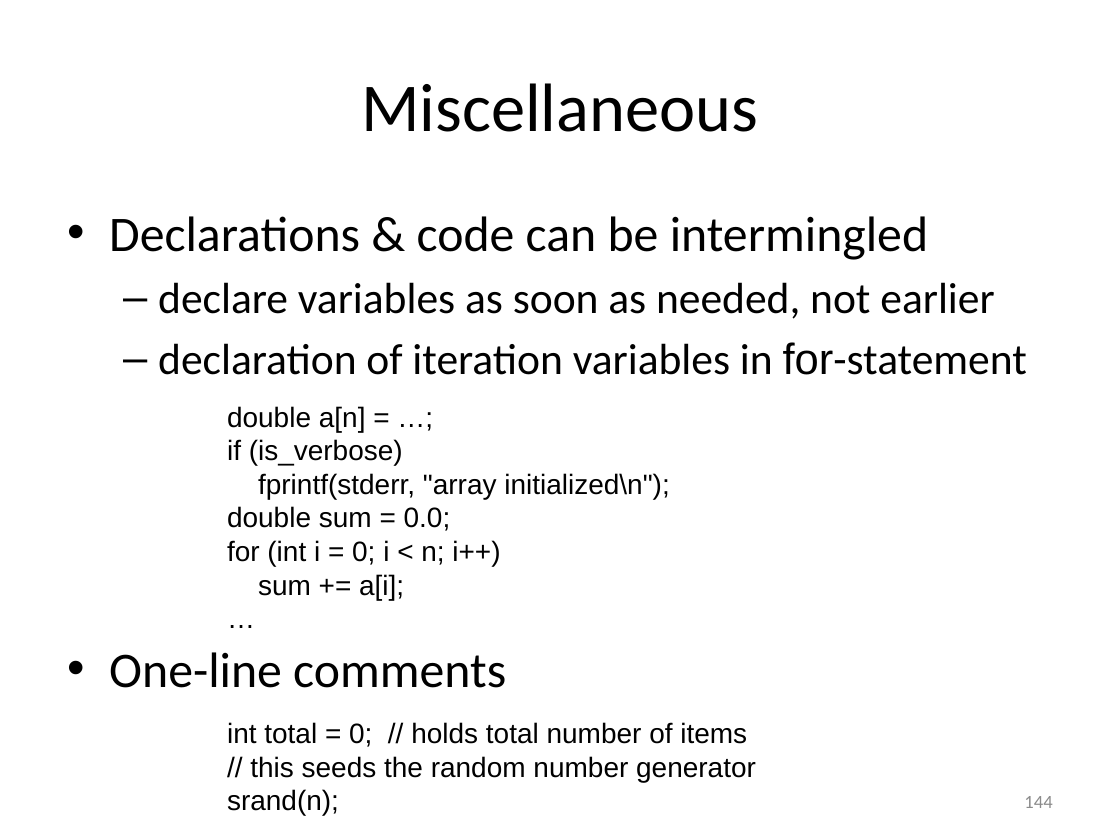
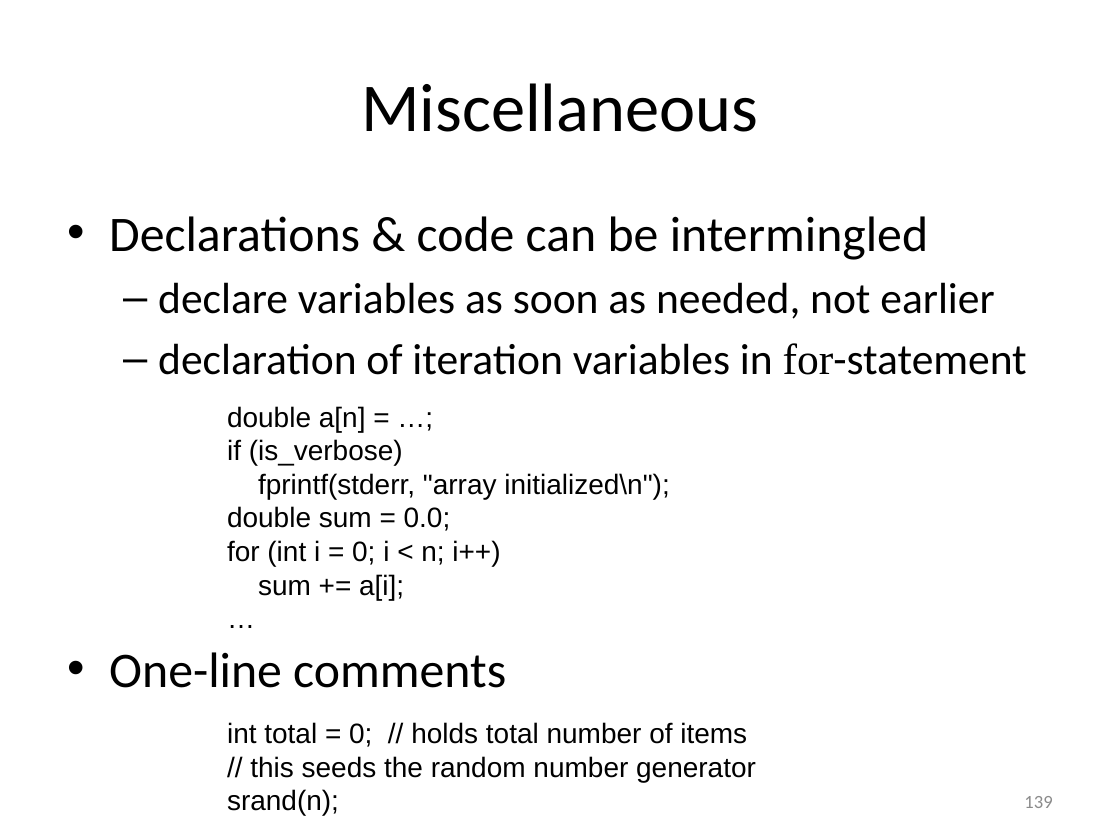
Before and after one commit to gjbex/Scientific-C, a slide deck: slide 139 of scientific_c.pptx (slide 144 before the commit). Drawn at 1120x840 pixels with LibreOffice and Linux fonts; fonts in the diff are those of the drawing. Boxes give left, top, right and bottom in pixels: in the first picture for what was removed or moved away, otherwise in the second. Text is boxed around its words. In the diff, an @@ line names an element or a change of style, - is before the commit and + after.

```diff
--- a/scientific_c.pptx
+++ b/scientific_c.pptx
@@ text at [158,343,1027,375]: font Arial to Times New Roman in "for-statement" @@
@@ page number at [1024,796,1052,808]: text changed @@
-144
+139
```
Also in this commit, not shown: 4 other slides changed, 3 slides added.
